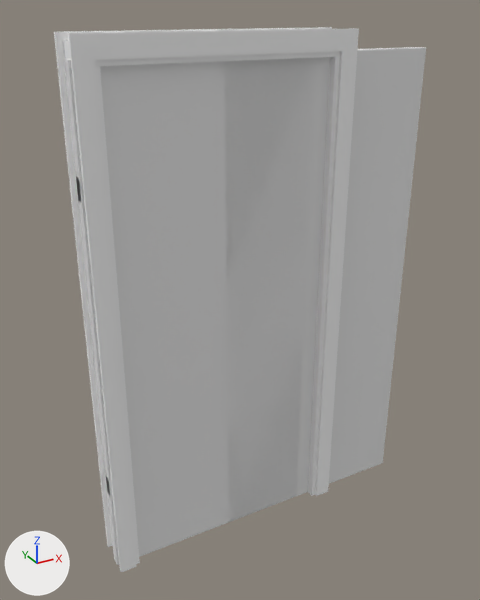
One commit to the Blender file win64-vc/2.78/scripts/addons/fd_roombuilder/Entry Doors/Pocket Double Door.blend: the scene before it, then after it.
Camera for both pictures: a camera (50 mm lens) standing at (-0.58, -2.1, 2.18) and looking at (0.65, 0.13, 1.06). The axes (+X, +Y, +Z) are drawn at lower left. The lights are the same throughout.

In view in the first picture: '0.BUYOUT.Door Frame.Door Frame', '0.BUYOUT.Door Panel Right.Door L', '0.BUYOUT.Door Panel.Door L'.
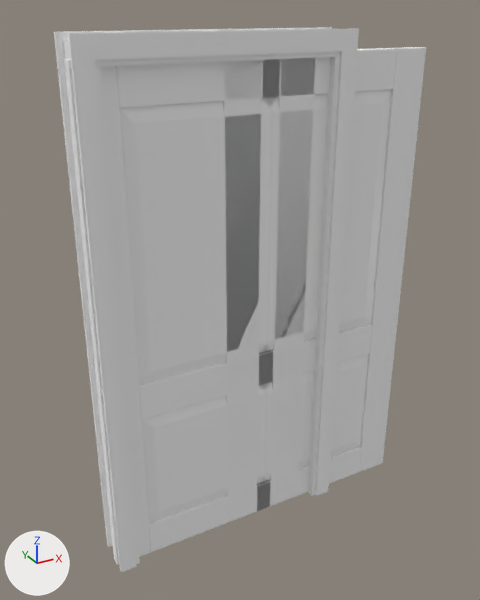
Commit message: Update entry door assemblies for room builder

The edits, one by one:
me_cube_002 is used by ob_0_buyout_door_panel_right_door_l; parent ob_0_bpassembly_door_panel_right; location (0.0, 0.0, 0.0).
me_cube_002 had 56 vertices, 54 faces and spanned x 0.0..0.91, y -0.04..0.0, z 0.0..2.03.
me_cube_002 now has 456 vertices, 442 faces and spans x 0.0..0.91, y -0.04..0.0, z 0.0..2.03.
me_cube_002 part 1: the loose piece of 56 vertices spanning x 0.0..0.91, y -0.04..0.0, z 0.0..2.03 is copied, and the copy is multiplied about its middle by the matrix ((0.0, 0.0, -0.299), (0.0, 1.0, 0.0), (0.164, 0.0, 0.0)), then moved by (0.0, 0.0, -0.94), in mat_white; it spans x 0.15..0.76, y -0.04..0.0, z 0.0..0.15.
me_cube_002 part 2: the loose piece of 56 vertices spanning x 0.0..0.91, y -0.04..0.0, z 0.0..2.03 is copied, and the copy is multiplied about its middle by the matrix ((0.0, 0.0, -0.299), (0.0, 1.0, 0.0), (0.164, 0.0, 0.0)), then moved by (0.0, 0.0, 0.94), in mat_white; it spans x 0.15..0.76, y -0.04..0.0, z 1.88..2.03.
me_cube_002 part 3: the loose piece of 56 vertices spanning x 0.0..0.91, y -0.04..0.0, z 0.0..2.03 is copied, and the copy is multiplied about its middle by the matrix ((0.0, 0.0, -0.299), (0.0, 1.0, 0.0), (0.164, 0.0, 0.0)), then moved by (0.0, 0.0, -0.25), in mat_white; it spans x 0.15..0.76, y -0.04..0.0, z 0.69..0.84.
me_cube_002 part 4: a new loose piece of 88 vertices spanning x 0.15..0.76, y -0.04..0.0, z 0.84..1.88, in mat_white.
me_cube_002 part 5: a new loose piece of 88 vertices spanning x 0.15..0.76, y -0.04..0.0, z 0.15..0.69, in mat_white.
me_cube_002 part 6: 28 vertices added at x 0.15, y -0.04..0.0, z 0.0..2.03.
me_cube_002 part 7: 28 vertices added at x 0.76..0.77, y -0.04..0.0, z 0.0..2.03.
me_cube_002 now uses material mat_white.
me_cube_008 is used by ob_0_buyout_door_panel_door_l; parent ob_0_bpassembly_door_panel; location (0.0, 0.0, 0.0).
me_cube_008 had 56 vertices, 54 faces and spanned x 0.0..0.91, y -0.04..0.0, z 0.0..2.03.
me_cube_008 now has 456 vertices, 442 faces and spans x 0.0..0.91, y -0.04..0.0, z 0.0..2.03.
me_cube_008 part 8: the loose piece of 56 vertices spanning x 0.0..0.91, y -0.04..0.0, z 0.0..2.03 is copied, and the copy is multiplied about its middle by the matrix ((0.0, 0.0, -0.299), (0.0, 1.0, 0.0), (0.164, 0.0, 0.0)), then moved by (0.0, 0.0, -0.94), in mat_white; it spans x 0.15..0.76, y -0.04..0.0, z 0.0..0.15.
me_cube_008 part 9: the loose piece of 56 vertices spanning x 0.0..0.91, y -0.04..0.0, z 0.0..2.03 is copied, and the copy is multiplied about its middle by the matrix ((0.0, 0.0, -0.299), (0.0, 1.0, 0.0), (0.164, 0.0, 0.0)), then moved by (0.0, 0.0, 0.94), in mat_white; it spans x 0.15..0.76, y -0.04..0.0, z 1.88..2.03.
me_cube_008 part 10: the loose piece of 56 vertices spanning x 0.0..0.91, y -0.04..0.0, z 0.0..2.03 is copied, and the copy is multiplied about its middle by the matrix ((0.0, 0.0, -0.299), (0.0, 1.0, 0.0), (0.164, 0.0, 0.0)), then moved by (0.0, 0.0, -0.25), in mat_white; it spans x 0.15..0.76, y -0.04..0.0, z 0.69..0.84.
me_cube_008 part 11: a new loose piece of 88 vertices spanning x 0.15..0.76, y -0.04..0.0, z 0.84..1.88, in mat_white.
me_cube_008 part 12: a new loose piece of 88 vertices spanning x 0.15..0.76, y -0.04..0.0, z 0.15..0.69, in mat_white.
me_cube_008 part 13: 28 vertices added at x 0.15, y -0.04..0.0, z 0.0..2.03.
me_cube_008 part 14: 28 vertices added at x 0.76..0.77, y -0.04..0.0, z 0.0..2.03.
me_cube_008 now uses material mat_white.

Where the change shows, as pixel boxes [x1, y1, x2, y2] in the pictures (480 x 600 px):
'0.BUYOUT.Door Panel Right.Door L', reshaped: before [224, 47, 426, 522]; after [223, 47, 426, 521]
part 1 of me_cube_002, added: after [257, 447, 361, 511]
part 2 of me_cube_002, added: after [263, 48, 397, 98]
part 3 of me_cube_002, added: after [259, 324, 372, 384]
part 4 of me_cube_002, added: after [258, 89, 392, 354]
part 5 of me_cube_002, added: after [257, 354, 368, 484]
part 6 of me_cube_002, added: after [224, 60, 262, 521]
part 7 of me_cube_002, added: after [359, 47, 426, 472]
part 8 of me_cube_008, added: after [149, 480, 270, 552]
part 9 of me_cube_008, added: after [116, 59, 280, 108]
part 10 of me_cube_008, added: after [139, 350, 273, 420]
part 11 of me_cube_008, added: after [119, 97, 277, 385]
part 12 of me_cube_008, added: after [141, 383, 270, 524]
part 13 of me_cube_008, added: after [67, 59, 150, 565]
part 14 of me_cube_008, added: after [270, 58, 315, 504]
